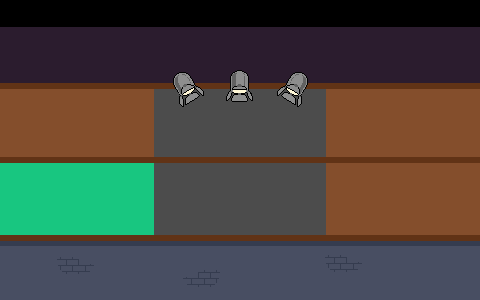
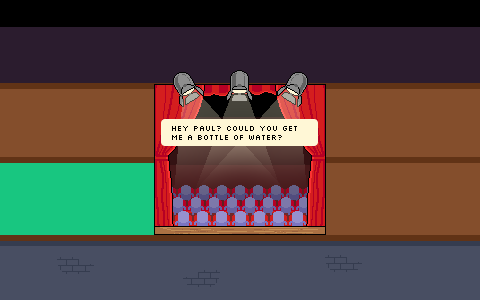
Layered file, before and after one edit (480 × 300). Changes by layer:
added layer "hey paul? Could you get me a bottle of water?" above "Rounded Rectangle 1" over left=172, top=126, right=297, bottom=140
moved "spotlight" above "stage" over left=154, top=84, right=326, bottom=235
added group "Group 2" (2nd of 3, in "spotlight") with 2 layers in group "spotlight" over left=154, top=84, right=326, bottom=213
added layer "Layer 42 copy" (2nd of 3, in "spotlight" › "Group 2") in group "Group 2" over left=173, top=88, right=307, bottom=203
showed group "stage" (30 layers) over left=154, top=84, right=326, bottom=235
